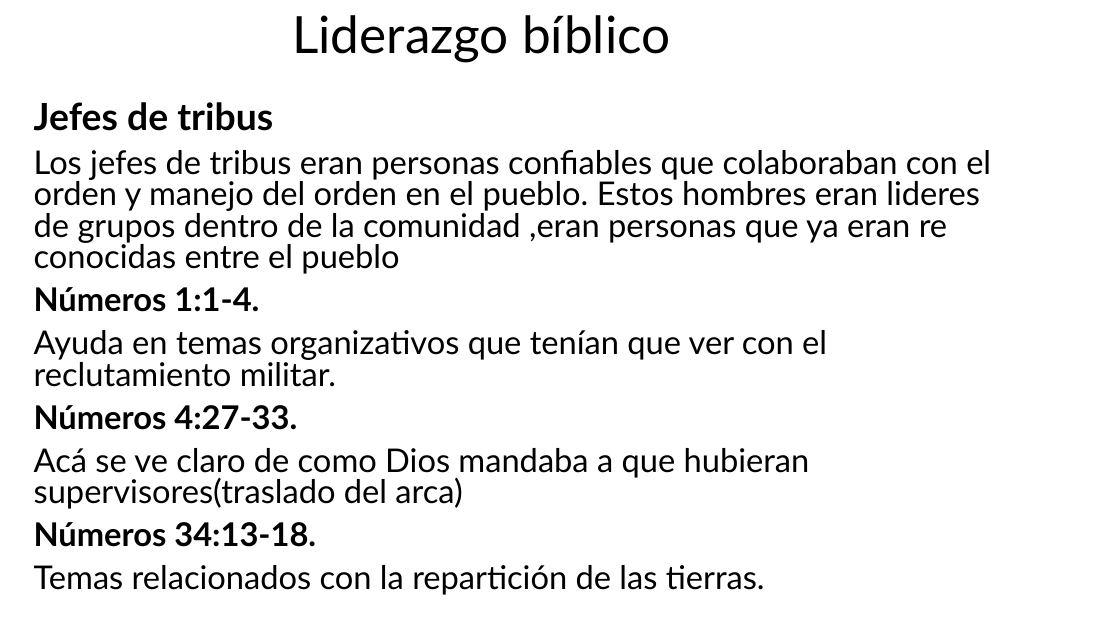
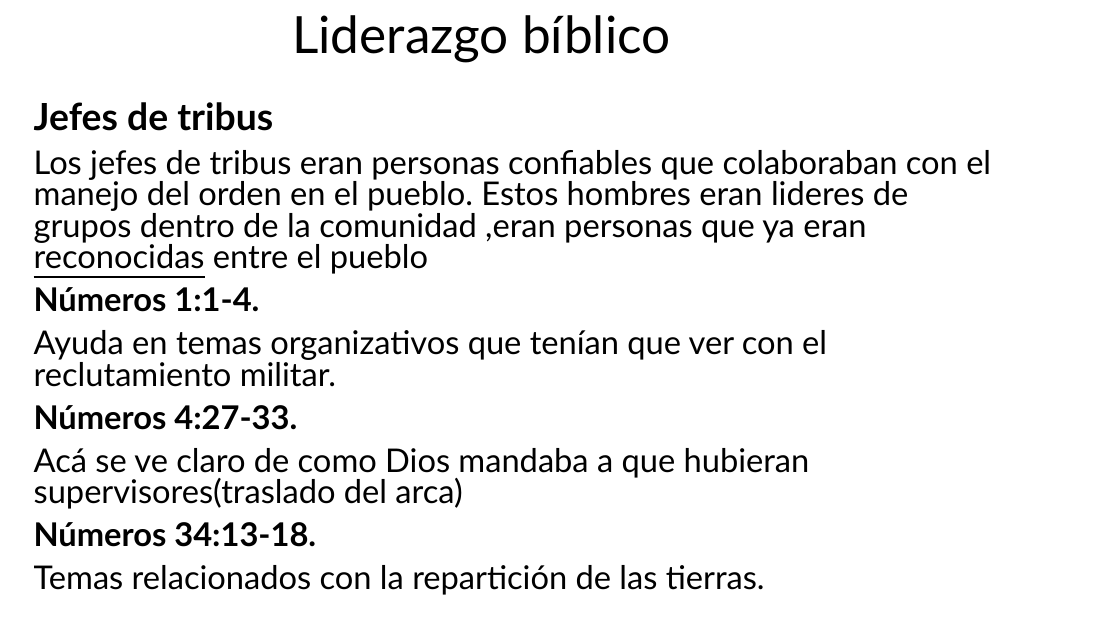
Before and after one commit to sebasbersa/Liderazgo-biblico-antiguo-testamento, a slide deck: slide 40 of EL LIDERAZGO SEGÚN LA BIBLIA ESTE SI.pptx. Drawn at 1120x630 pixels with LibreOffice and Linux fonts; fonts in the diff are those of the drawing. Boxes give left, top, right and bottom in pixels: in the first picture for what was removed or moved away, otherwise in the second. Text is boxed around its words. In the diff, an @@ line names an element or a change of style, - is before the commit and + after.

```diff
--- a/EL LIDERAZGO SEGÚN LA BIBLIA ESTE SI.pptx
+++ b/EL LIDERAZGO SEGÚN LA BIBLIA ESTE SI.pptx
@@ text at bbox=[34, 150, 991, 274]: text changed @@
-Los jefes de tribus eran personas confiables que colaboraban con el orden y manejo del orden en el pueblo. Estos hombres eran lideres de grupos dentro de la comunidad ,eran personas que ya eran re conocidas entre el pueblo
+Los jefes de tribus eran personas confiables que colaboraban con el manejo del orden en el pueblo. Estos hombres eran lideres de grupos dentro de la comunidad ,eran personas que ya eran reconocidas entre el pueblo
```
Also in this commit, not shown: 2 other slides changed, 1 other file.
